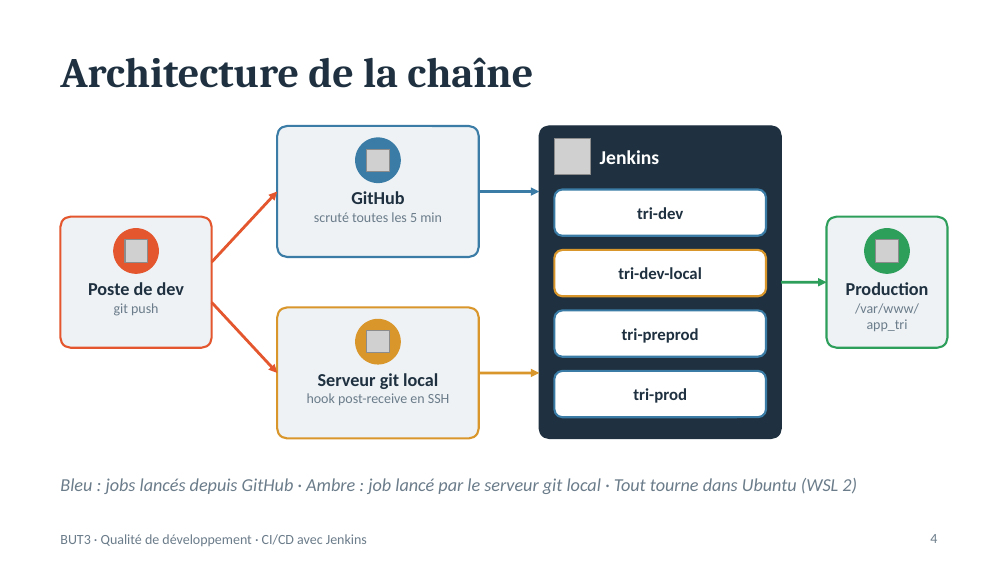
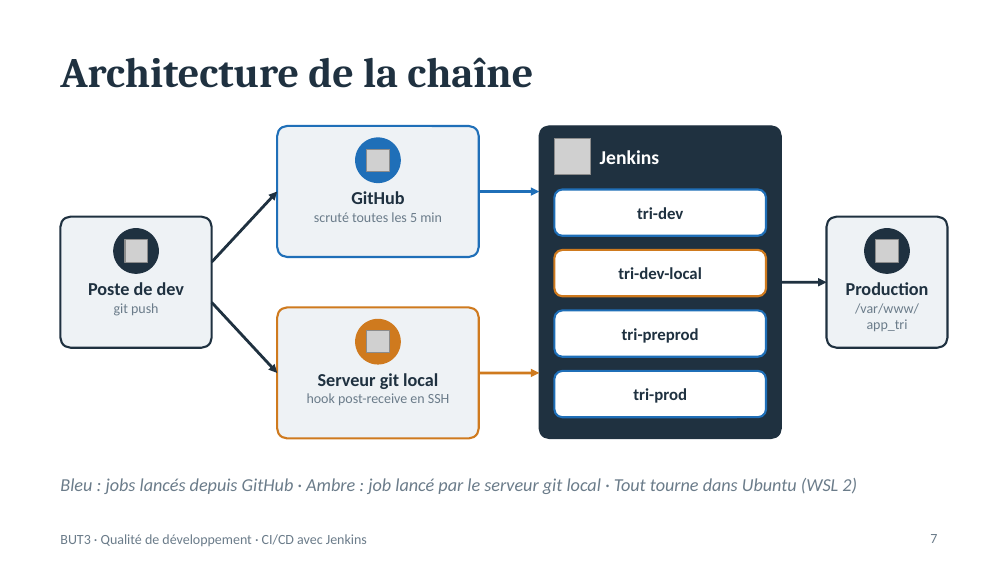
Before and after one commit to humariu506/test_jenkins, a slide deck: slide 7 of docs/Presentation_CICD_Jenkins.pptx (slide 4 before the commit). Drawn at 1008x567 pixels with LibreOffice and Linux fonts; fonts in the diff are those of the drawing; grey boxes stand for pictures. Boxes give left, top, right and bottom in pixels: in the first picture for what was removed or moved away, otherwise in the second. Text is boxed around its words. In the diff, an @@ line names an element or a change of style, - is before the commit and + after.

```diff
--- a/docs/Presentation_CICD_Jenkins.pptx
+++ b/docs/Presentation_CICD_Jenkins.pptx
@@ ellipse at (356,138,400,182): fill #3A7CA5 to #1F6FB8; outline #3A7CA5 1 pt to #1F6FB8 1 pt @@
@@ arrow (212, 262) - (277, 192): stroke #E4572E 2 pt to #1F3140 2 pt @@
@@ arrow (479, 192) - (539, 192): stroke #3A7CA5 2 pt to #1F6FB8 2 pt @@
@@ rounded rectangle at (60,217,212,348): outline #E4572E 1.5 pt to #1F3140 1.5 pt @@
@@ ellipse at (114,229,158,273): fill #E4572E to #1F3140; outline #E4572E 1 pt to #1F3140 1 pt @@
@@ rounded rectangle at (827,217,948,348): outline #2E9E5B 1.5 pt to #1F3140 1.5 pt @@
@@ ellipse at (865,229,909,273): fill #2E9E5B to #1F3140; outline #2E9E5B 1 pt to #1F3140 1 pt @@
@@ rounded rectangle at (554,250,766,296): outline #D9962B 1.5 pt to #CF7A1E 1.5 pt @@
@@ arrow (781, 282) - (827, 282): stroke #2E9E5B 2 pt to #1F3140 2 pt @@
@@ arrow (212, 302) - (277, 373): stroke #E4572E 2 pt to #1F3140 2 pt @@
@@ rounded rectangle at (277,307,479,438): outline #D9962B 1.5 pt to #CF7A1E 1.5 pt @@
@@ ellipse at (356,320,400,364): fill #D9962B to #CF7A1E; outline #D9962B 1 pt to #CF7A1E 1 pt @@
@@ arrow (479, 373) - (539, 373): stroke #D9962B 2 pt to #CF7A1E 2 pt @@
@@ outline #3A7CA5 1.5 pt to #1F6FB8 1.5 pt in 4 elements at (277,126,479,257), (554,190,766,236), (554,310,766,357), (554,371,766,417) @@
@@ page number at (930,534,937,543): text changed @@
-4
+7
```
Also in this commit, not shown: 4 other slides changed, 13 slides added.
